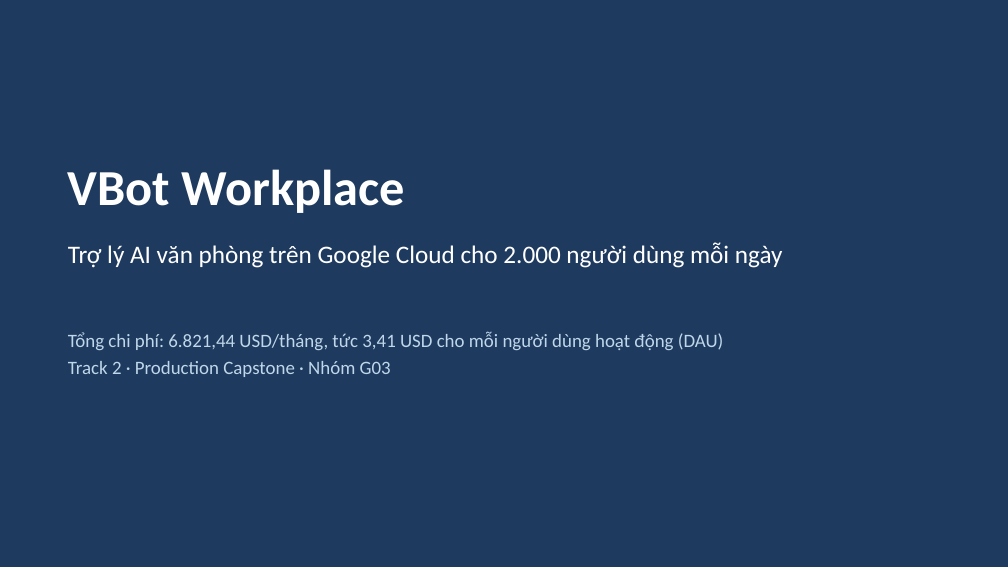
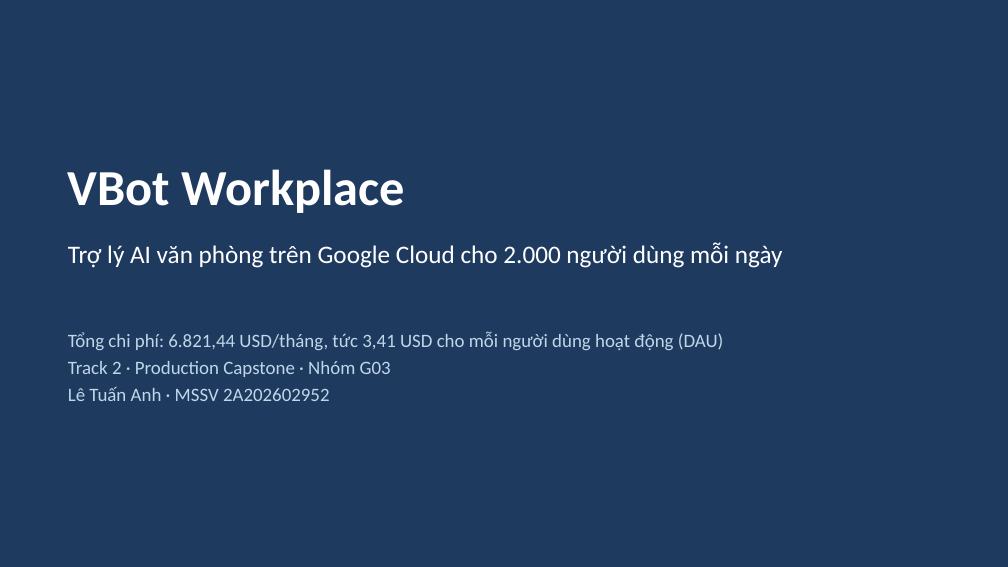
Before and after one commit to anhltsefpt/VBot-production-capstone, a slide deck: slide 1 of anh-le/G03_slide.pptx. Drawn at 1008x567 pixels with LibreOffice and Linux fonts; fonts in the diff are those of the drawing. Boxes give left, top, right and bottom in pixels: in the first picture for what was removed or moved away, otherwise in the second. Text is boxed around its words. In the diff, an @@ line names an element or a change of style, - is before the commit and + after.

```diff
--- a/anh-le/G03_slide.pptx
+++ b/anh-le/G03_slide.pptx
@@ text at [68, 387, 330, 401]: paragraph added @@
+Lê Tuấn Anh · MSSV 2A202602952
```
Also in this commit, not shown: 19 other slides changed, 2 other files.
